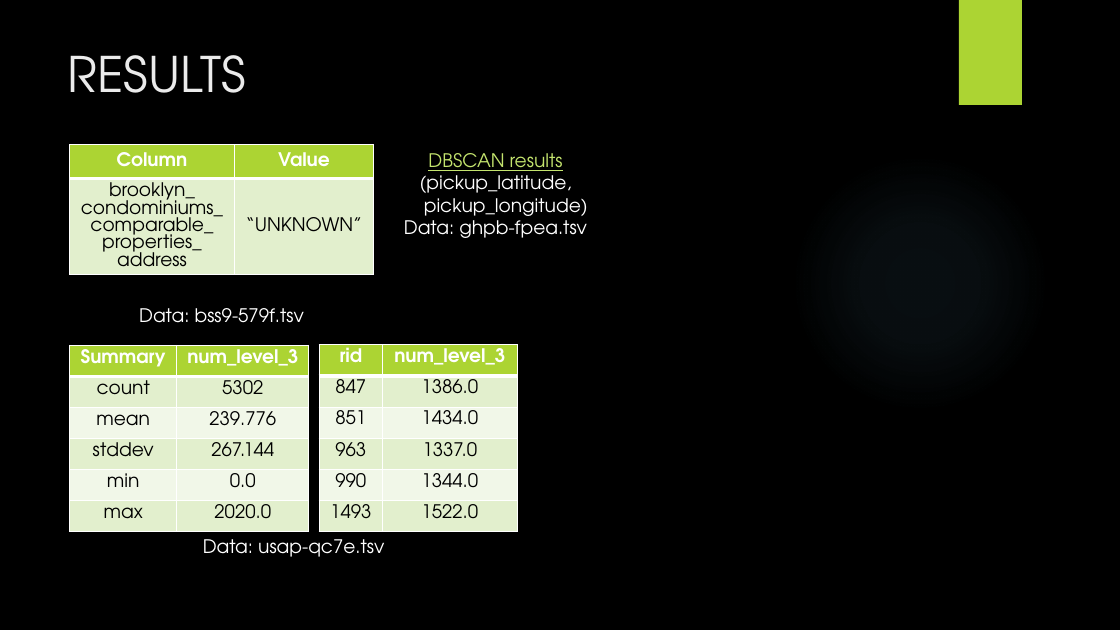
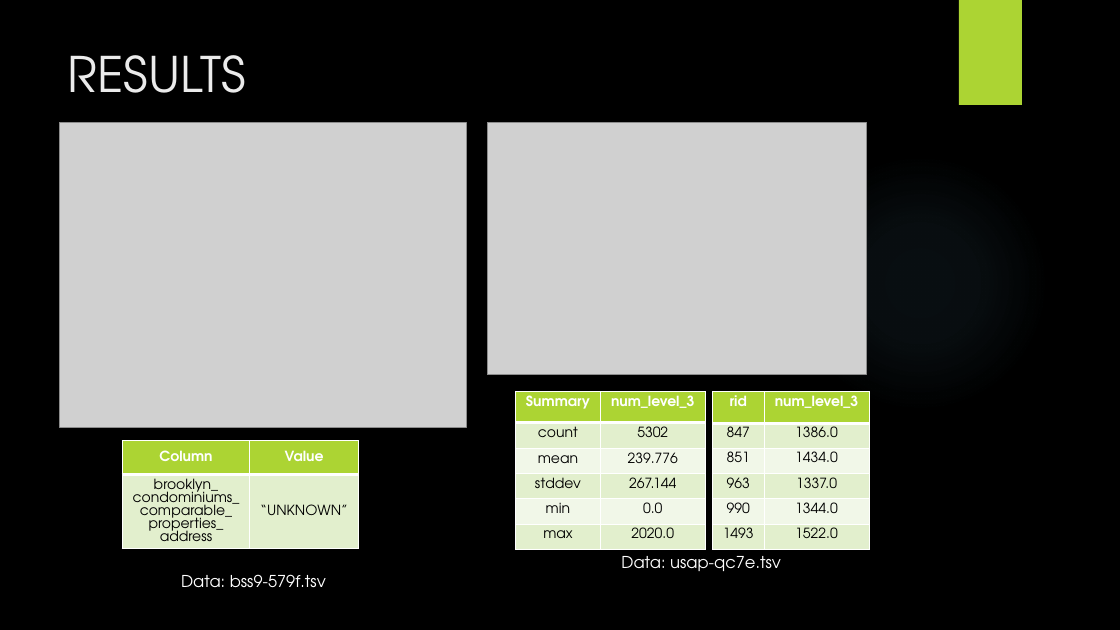
Before and after one commit to ranamihir/big_data_project, a slide deck: slide 8 of documents/Final Presentation.pptx. Drawn at 1120x630 pixels with LibreOffice and Linux fonts; fonts in the diff are those of the drawing; grey boxes stand for pictures; background and template pictures are left out. Boxes give left, top, right and bottom in pixels: in the first picture for what was removed or moved away, otherwise in the second. Text is boxed around its words. In the diff, an @@ line names an element or a change of style, - is before the commit and + after.

Commit message:
Added final ppt and pdf.

```diff
--- a/documents/Final Presentation.pptx
+++ b/documents/Final Presentation.pptx
@@ picture added at bbox=[60, 122, 466, 427] @@
@@ picture added at bbox=[487, 122, 866, 375] @@
@@ text removed at bbox=[404, 153, 588, 238] @@
-DBSCAN results
-(pickup_latitude,
-pickup_longitude)
-Data: ghpb-fpea.tsv
@@ table at bbox=[516, 392, 706, 549] @@
@@ size 16 to 12 pt @@
@@ table: place and size @@
-table at bbox=[70, 345, 309, 532]
+table at bbox=[516, 392, 706, 549]
@@ table at bbox=[712, 392, 869, 549] @@
@@ size 16 to 12 pt @@
@@ table: place and size @@
-table at bbox=[319, 345, 517, 532]
+table at bbox=[712, 392, 869, 549]
@@ table at bbox=[122, 441, 358, 568] @@
@@ size 16 to 12 pt @@
@@ table: place and size @@
-table at bbox=[70, 145, 374, 299]
+table at bbox=[122, 441, 358, 568]
@@ text "Data: bss9-579f.tsv": place and size @@
-text "Data: bss9-579f.tsv" at bbox=[139, 308, 304, 323]
+text "Data: bss9-579f.tsv" at bbox=[181, 574, 326, 587]
@@ text "Data: bss9-579f.tsv" at bbox=[181, 574, 326, 587]: size 16 to 14 pt @@
@@ text "Data: usap-qc7e.tsv" at bbox=[621, 556, 781, 571]: size 16 to 14 pt @@
@@ text "Data: usap-qc7e.tsv": place and size @@
-text "Data: usap-qc7e.tsv" at bbox=[203, 539, 384, 557]
+text "Data: usap-qc7e.tsv" at bbox=[621, 556, 781, 571]
```
Also in this commit, not shown: 1 other file.
